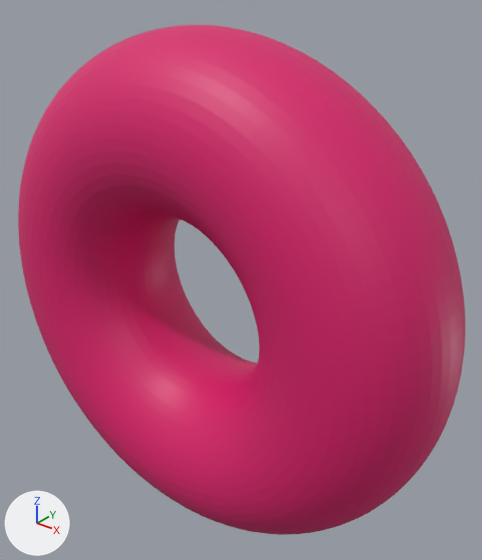
The glTF model docs/assets/torus_grid_sweep/torus_R2_r6.glb as it was, and as the next commit left it.
Both versions are drawn from a 50 mm camera at (17.0, -19.2, 13.1) aimed at (0.8, 1.0, 0.6). Every picture has the same lights, and +X, +Y and +Z are marked at lower left. The older version comes first. Where no turn or scale is listed for an object, it has been applied to the vertices.

In view in the first picture: 'geometry_0'.
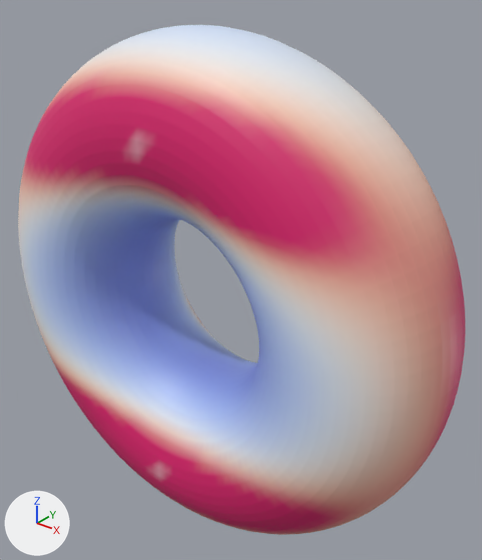
What changed in the scene script:
```text
Change me_geometry_0:
    where me_geometry_0.from_pydata(...)  # 5000 vertices, 10000 faces; spans x -10.9..10.9, y -3.7..3.7, z -10.9..10.9
    used by ob_geometry_0; location = (0.0, 0.0, 0.0)
    me_geometry_0 part 1: 2040 faces centred in x -10.9..10.9, y -3.7..3.7, z -9.4..9.4 are repainted in the vertex colours; the middle colour goes from pink #da1c6c to pink #e78386
    me_geometry_0 part 2: 1170 faces centred in x -9.7..9.7, y -3.7..3.4, z -10.4..10.4 are repainted in the vertex colours; the middle colour goes from pink #da1c6c to white #f1ebea
    me_geometry_0 part 3: 1196 faces centred in x -10.6..10.6, y -3.7..3.6, z -9.8..9.8 are repainted in the vertex colours; the middle colour goes from pink #da1c6c to beige #f8cfbd
    me_geometry_0 part 4: 2714 faces centred in x -7.1..7.1, y -3.7..2.4, z -4.4..4.4 are repainted in the vertex colours; the middle colour goes from pink #da1c6c to blue #95aaec
    me_geometry_0 part 5: 870 faces centred in x -8.2..8.2, y -3.7..2.9, z -10.9..10.9 are repainted in the vertex colours; the middle colour goes from pink #da1c6c to pale blue #dbe7fc
```

Changed parts and their boxes (x1, y1, x2, y2) in the pictures (482 x 560 px):
part 1 of me_geometry_0, recoloured (lighter): (21, 69, 461, 535) in both
part 2 of me_geometry_0, recoloured: (18, 36, 398, 481) in both
part 3 of me_geometry_0, recoloured: (18, 54, 438, 535) in both
part 4 of me_geometry_0, recoloured (lighter): (32, 203, 309, 445) in both
part 5 of me_geometry_0, recoloured: (22, 25, 336, 465) in both
